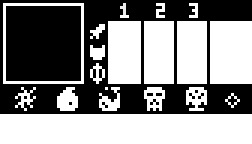
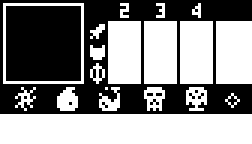
Layer changes from the first w=252, h=144 image to the second:
added layer "Layer 7" above "Layer 3" over [156, 9, 165, 15]
added layer "Layer 3" above "Layer 5" over [120, 3, 165, 15]
added layer "Layer 5" above "Layer 6" over [177, 21, 180, 84]
added layer "Layer 6" above "Layer 1" over [213, 21, 216, 84]
painted on "Layer 1" over [156, 3, 210, 84]
added layer "Layer 4" above "Rectangle 2" over [189, 3, 201, 18]
added layer "Rectangle 2" above "Background" over [156, 3, 201, 18]
